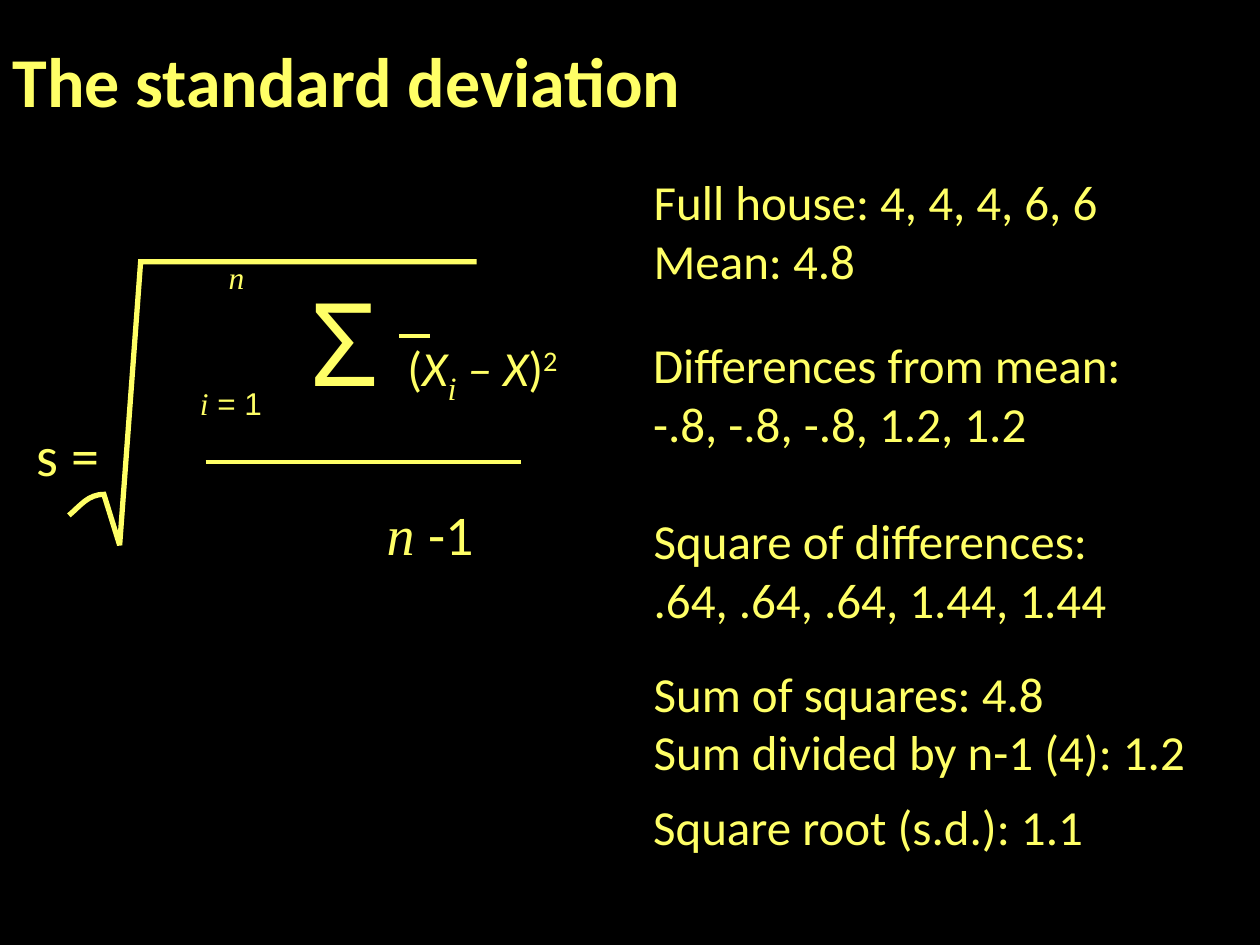
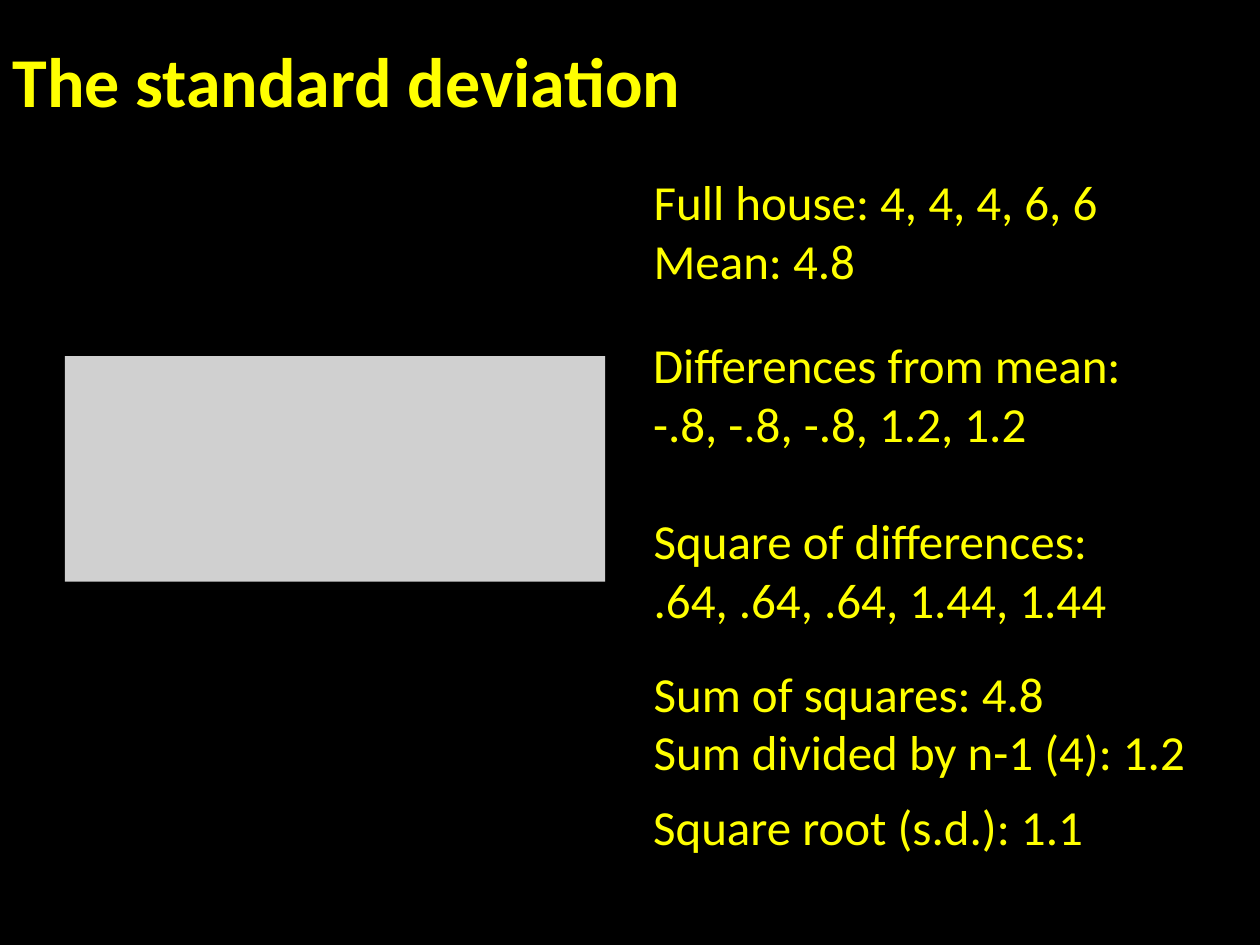
Before and after one commit to jshannon75/geog4300, a slide deck: slide 19 of Slides/Geog4300 Fa17 Lecture 5-1 Standard deviation, skew, and variance.pptx. Drawn at 1260x945 pixels with LibreOffice and Linux fonts; fonts in the diff are those of the drawing; grey boxes stand for pictures. Boxes give left, top, right and bottom in pixels: in the first picture for what was removed or moved away, otherwise in the second. Text is boxed around its words. In the diff, an @@ line names an element or a change of style, - is before the commit and + after.

```diff
--- a/Slides/Geog4300 Fa17 Lecture 5-1 Standard deviation, skew, and variance.pptx
+++ b/Slides/Geog4300 Fa17 Lecture 5-1 Standard deviation, skew, and variance.pptx
@@ freeform shape removed at [69,262,478,546] @@
@@ rectangle removed at [217,252,258,302] @@
-n
@@ text removed at [37,303,474,555] @@
-Σ (Xi – X)2
-s =
-n -1
@@ picture added at [64,357,605,582] @@
@@ line removed from (399, 336) to (431, 336) @@
@@ rectangle removed at [188,378,276,428] @@
-i = 1
@@ line removed from (205, 462) to (520, 462) @@
@@ text colour #FFFF66 to #FFFF00 in 6 elements at [13,57,681,108], [654,186,1098,280], [653,349,1121,448], [654,525,1106,624], [654,678,1185,778], [653,809,1083,853] @@
```
Also in this commit, not shown: 2 other slides changed, 1 other file.
